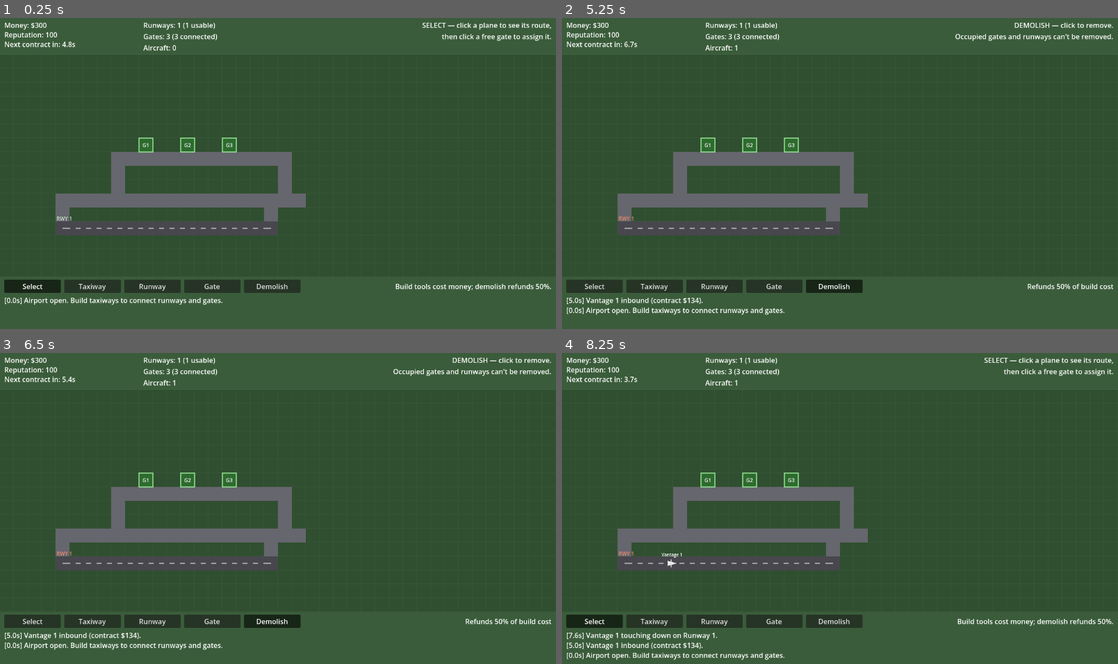
Above: before the commit, frames 1-4 (two rows, left to right).
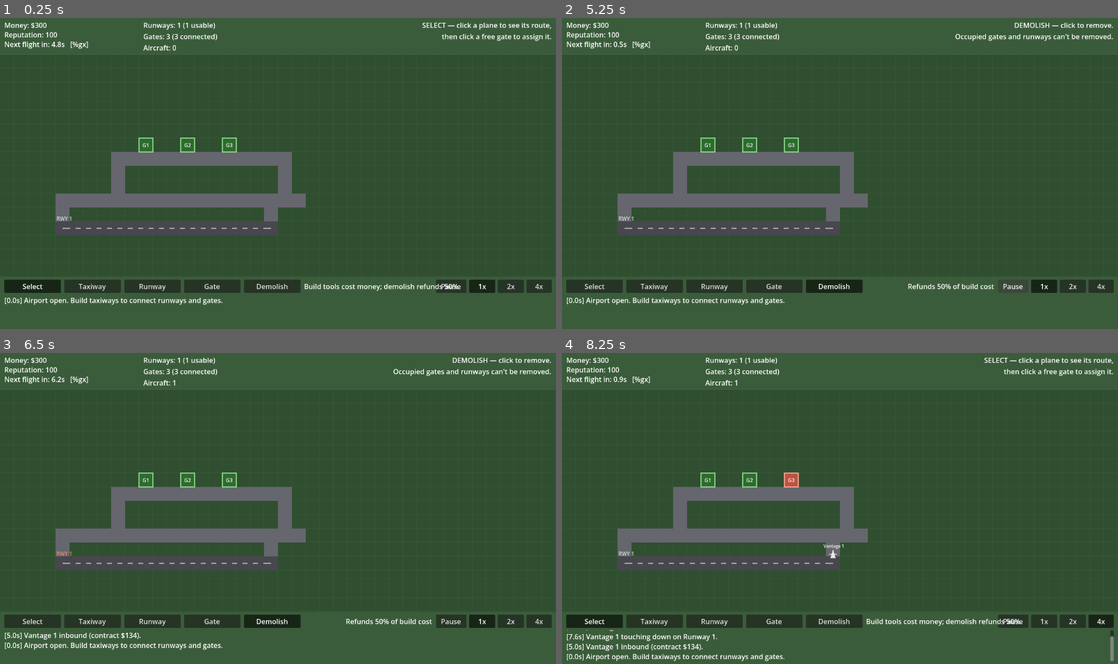
Above: after the commit, the same moments.

Repository: gerp93/airport
Game: Godot game, scene res://Main.tscn
The game is run twice, just before and just after one commit, with the same random seed, the same clock (stepped at 60 frames per second) and the same inputs.
Inputs (mouse positions are in pixels of both pictures, inside the frame that each line leads up to):
- Up to frame 1 (0.25 s): no input
- Up to frame 2 (5.25 s): click "Select" at 0.5 s; click "Taxiway" at 1.25 s; click "Runway" at 2 s; click "Gate" at 2.75 s; click "Demolish" at 3.5 s; click (1012, 285) at 4.25 s, where only the run after the commit has a clickable "Pause"; click (1012, 285) at 5 s, where only the run after the commit has a clickable "Resume"
- Up to frame 3 (6.5 s): click (483, 620) at 5.75 s, where only the run after the commit has a clickable "1x"
- Up to frame 4 (8.25 s): click (1073, 620) at 6.5 s, where only the run after the commit has a clickable "2x"; click (1101, 620) at 7.25 s, where only the run after the commit has a clickable "4x"; click "Select" at 8 s

The runs differ from the first frame. In frame 1, 1.2% of the frame differs, in the area x 4-100%, y 7-89%; in frame 2, 1.7%; in frame 3, 1.1%; in frame 4, 2.4%, in the area x 0-100%, y 7-100%.

Commit message:
Add pause and time-scale controls
A builder game needs to be pausable — laying out taxiways while traffic moves
is fiddly. Space toggles pause, 1/2/3 select 1x/2x/4x, and Esc/T/R/G/X pick
tools. Building stays fully usable while paused since only the simulation is
gated on the scaled delta.

Buttons get focus_mode=0 so Space doesn't activate whichever button last had
focus, and keyboard shortcuts drive the same buttons the mouse does so the
toolbar always reflects real state.

Co-Authored-By: Claude Opus 5 <noreply@anthropic.com>

Diff:
--- a/Main.gd
+++ b/Main.gd
@@ -3,6 +3,15 @@
 const AirportGrid = preload("res://AirportGrid.gd")
 
 enum Tool { SELECT, TAXIWAY, RUNWAY, GATE, DEMOLISH }
+
+const TOOL_BUTTONS := {
+	Tool.SELECT: "SelectBtn", Tool.TAXIWAY: "TaxiwayBtn", Tool.RUNWAY: "RunwayBtn",
+	Tool.GATE: "GateBtn", Tool.DEMOLISH: "DemolishBtn",
+}
+const TOOL_KEYS := {
+	KEY_ESCAPE: Tool.SELECT, KEY_T: Tool.TAXIWAY, KEY_R: Tool.RUNWAY,
+	KEY_G: Tool.GATE, KEY_X: Tool.DEMOLISH,
+}
 
 const AIRLINES := ["SkyNorth", "BlueWing", "CoastAir", "PineJet", "Vantage"]
 
@@ -32,6 +41,9 @@
 var planes: Array = []
 var log_lines: Array = []
 
+var paused := false
+var speed := 1.0
+
 var selected_plane_id := -1
 var tool: Tool = Tool.SELECT
 var hover_cell := AirportGrid.NOWHERE
@@ -58,7 +70,40 @@
 	$UI/GateBtn.pressed.connect(_set_tool.bind(Tool.GATE))
 	$UI/DemolishBtn.pressed.connect(_set_tool.bind(Tool.DEMOLISH))
 
+	$UI/PauseBtn.toggled.connect(_on_pause_toggled)
+	$UI/Speed1Btn.pressed.connect(_set_speed.bind(1.0))
+	$UI/Speed2Btn.pressed.connect(_set_speed.bind(2.0))
+	$UI/Speed3Btn.pressed.connect(_set_speed.bind(4.0))
+
 	add_log("Airport open. Build taxiways to connect runways and gates.")
+
+
+func _on_pause_toggled(on: bool) -> void:
+	paused = on
+	$UI/PauseBtn.text = "Resume" if on else "Pause"
+
+
+func _set_speed(s: float) -> void:
+	speed = s
+	if paused:
+		$UI/PauseBtn.button_pressed = false
+
+
+# Keyboard shortcuts drive the same buttons the mouse does, so the toolbar always
+# shows the real state.
+func _choose_speed(s: float) -> void:
+	_set_speed(s)
+	var btn := "Speed1Btn"
+	if is_equal_approx(s, 2.0):
+		btn = "Speed2Btn"
+	elif is_equal_approx(s, 4.0):
+		btn = "Speed3Btn"
+	get_node("UI/" + btn).button_pressed = true
+
+
+func _choose_tool(t: Tool) -> void:
+	_set_tool(t)
+	get_node("UI/" + TOOL_BUTTONS[t]).button_pressed = true
 
 
 func _set_tool(t: Tool) -> void:
@@ -561,6 +606,24 @@
 # --- input ---
 
 func _unhandled_input(event: InputEvent) -> void:
+	if event is InputEventKey and event.pressed and not event.echo:
+		match event.keycode:
+			KEY_SPACE:
+				$UI/PauseBtn.button_pressed = not paused
+				return
+			KEY_1:
+				_choose_speed(1.0)
+				return
+			KEY_2:
+				_choose_speed(2.0)
+				return
+			KEY_3:
+				_choose_speed(4.0)
+				return
+		if TOOL_KEYS.has(event.keycode):
+			_choose_tool(TOOL_KEYS[event.keycode])
+		return
+
 	if event is InputEventMouseMotion:
 		hover_cell = grid.world_to_cell(event.position)
 		if is_dragging and tool == Tool.TAXIWAY:
@@ -618,7 +681,16 @@
 # --- frame ---
 
 func _process(delta: float) -> void:
-	time_elapsed += delta
+	# Building stays fully usable while paused, so only the simulation is gated.
+	var dt := 0.0 if paused else delta * speed
+	if dt > 0.0:
+		_simulate(dt)
+	_update_hud()
+	queue_redraw()
+
+
+func _simulate(dt: float) -> void:
+	time_elapsed += dt
 
 	if time_elapsed >= next_spawn_at:
 		spawn_plane()
@@ -629,20 +701,18 @@
 
 	for p in planes:
 		if p["state"] != "REMOVE":
-			update_plane(p, delta)
+			update_plane(p, dt)
 	for p in planes:
 		if p["state"] == "REMOVE":
 			grid.release_all(p["id"])
 	planes = planes.filter(func(p): return p["state"] != "REMOVE")
 
-	_update_hud()
-	queue_redraw()
-
 
 func _update_hud() -> void:
 	money_label.text = "Money: $%d" % money
 	rep_label.text = "Reputation: %d" % reputation
-	next_in_label.text = "Next contract in: %.1fs" % max(0.0, next_spawn_at - time_elapsed)
+	var clock := "PAUSED" if paused else "%gx" % speed
+	next_in_label.text = "Next flight in: %.1fs   [%s]" % [max(0.0, next_spawn_at - time_elapsed), clock]
 
 	var usable_runways := 0
 	for r in grid.runways:
--- a/Main.tscn
+++ b/Main.tscn
@@ -1,8 +1,10 @@
-[gd_scene load_steps=3 format=3]
+[gd_scene load_steps=4 format=3]
 
 [ext_resource type="Script" path="res://Main.gd" id="1_main"]
 
 [sub_resource type="ButtonGroup" id="ButtonGroup_tools"]
+
+[sub_resource type="ButtonGroup" id="ButtonGroup_speed"]
 
 [node name="Main" type="Node2D"]
 script = ExtResource("1_main")
@@ -51,6 +53,7 @@
 offset_top = 606.0
 offset_right = 140.0
 offset_bottom = 636.0
+focus_mode = 0
 toggle_mode = true
 button_pressed = true
 button_group = SubResource("ButtonGroup_tools")
@@ -61,6 +64,7 @@
 offset_top = 606.0
 offset_right = 278.0
 offset_bottom = 636.0
+focus_mode = 0
 toggle_mode = true
 button_group = SubResource("ButtonGroup_tools")
 text = "Taxiway"
@@ -70,6 +74,7 @@
 offset_top = 606.0
 offset_right = 416.0
 offset_bottom = 636.0
+focus_mode = 0
 toggle_mode = true
 button_group = SubResource("ButtonGroup_tools")
 text = "Runway"
@@ -79,6 +84,7 @@
 offset_top = 606.0
 offset_right = 554.0
 offset_bottom = 636.0
+focus_mode = 0
 toggle_mode = true
 button_group = SubResource("ButtonGroup_tools")
 text = "Gate"
@@ -88,14 +94,55 @@
 offset_top = 606.0
 offset_right = 692.0
 offset_bottom = 636.0
+focus_mode = 0
 toggle_mode = true
 button_group = SubResource("ButtonGroup_tools")
 text = "Demolish"
 
+[node name="PauseBtn" type="Button" parent="UI"]
+offset_left = 1004.0
+offset_top = 606.0
+offset_right = 1074.0
+offset_bottom = 636.0
+focus_mode = 0
+toggle_mode = true
+text = "Pause"
+
+[node name="Speed1Btn" type="Button" parent="UI"]
+offset_left = 1080.0
+offset_top = 606.0
+offset_right = 1140.0
+offset_bottom = 636.0
+focus_mode = 0
+toggle_mode = true
+button_pressed = true
+button_group = SubResource("ButtonGroup_speed")
+text = "1x"
+
+[node name="Speed2Btn" type="Button" parent="UI"]
+offset_left = 1146.0
+offset_top = 606.0
+offset_right = 1206.0
+offset_bottom = 636.0
+focus_mode = 0
+toggle_mode = true
+button_group = SubResource("ButtonGroup_speed")
+text = "2x"
+
+[node name="Speed3Btn" type="Button" parent="UI"]
+offset_left = 1212.0
+offset_top = 606.0
+offset_right = 1270.0
+offset_bottom = 636.0
+focus_mode = 0
+toggle_mode = true
+button_group = SubResource("ButtonGroup_speed")
+text = "4x"
+
 [node name="ToolInfoLabel" type="Label" parent="UI"]
-offset_left = 710.0
+offset_left = 700.0
 offset_top = 610.0
-offset_right = 1270.0
+offset_right = 995.0
 offset_bottom = 632.0
 horizontal_alignment = 2
 text = "Click a plane to inspect its route."
